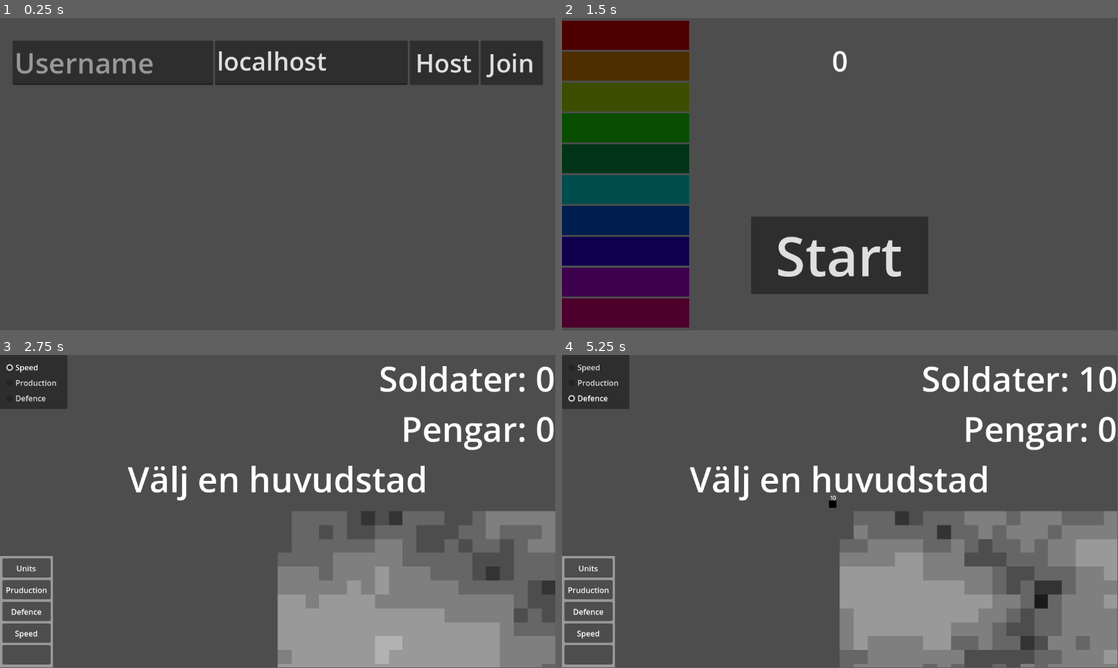
Above: before the commit, frames 1-4 (two rows, left to right).
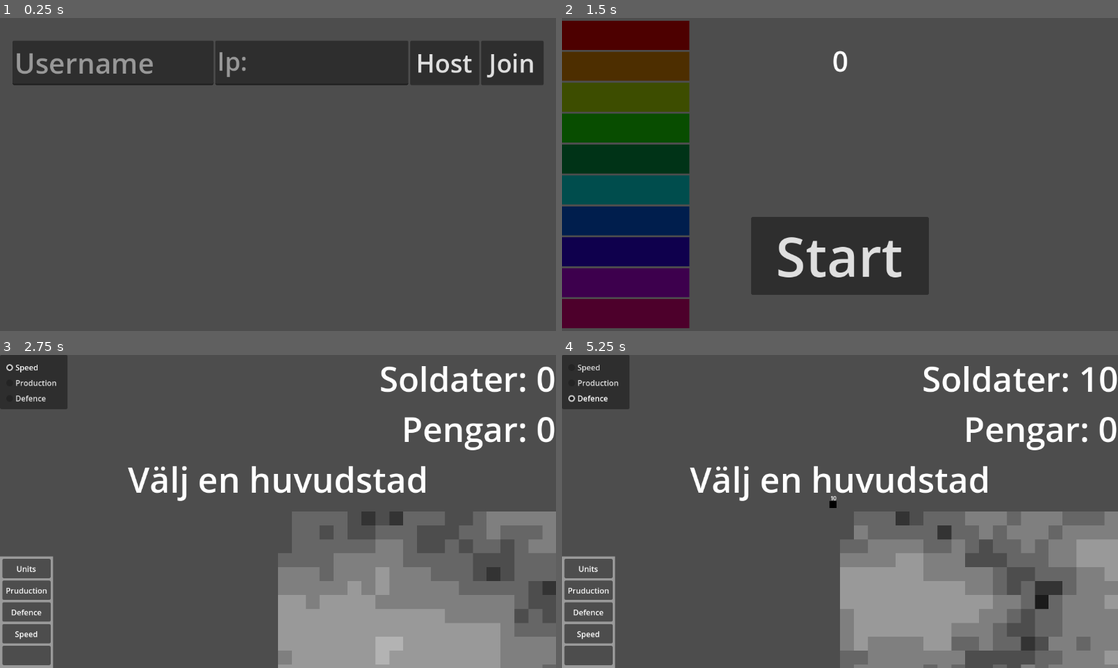
Above: after the commit, the same moments.

Repository: Kasperuz/Stratergi-Spel
Game: Godot game, scene res://multiplayer_selector.tscn
Two runs of this game, one before a commit and one after it. Both use one fixed random seed, a clock stepped at 60 frames per second and the inputs below.
Inputs (mouse positions are in pixels of both pictures, inside the frame that each line leads up to):
- Up to frame 1 (0.25 s): no input
- Up to frame 2 (1.5 s): click (673, 61) at 0.52 s; type "Alex" at 0.6 s; click "Host" at 1.25 s
- Up to frame 3 (2.75 s): click "Start" at 2 s
- Up to frame 4 (5.25 s): click "Speed" at 2.75 s; click "Production" at 3.5 s; click "Defence" at 4.25 s; click (589, 567) at 5 s
In our replay, the window is 799x449 before the commit and 800x450 after it. These sizes can differ from the game's own. Grey fills any space a smaller window leaves; there, only what the larger window draws over its background counts as a difference.

The runs differ from the first frame. In frame 1, 0.8% of the frame differs, in the area x 10-98%, y 10-22%; in frame 2, 1.2%; in frame 3, 2.2%; in frame 4, 2.5%, in the area x 0-100%, y 3-100%.

Commit message:
save

Diff:
--- a/Game World.tscn
+++ b/Game World.tscn
@@ -8,6 +8,7 @@
 [ext_resource type="PackedScene" uid="uid://blsdtk7grws66" path="res://Ui/Selector/selector.tscn" id="6_738ul"]
 [ext_resource type="Script" path="res://Unit Maneger.gd" id="7_h3x76"]
 [ext_resource type="Script" path="res://productionCalculator.gd" id="9_1jmm2"]
+[ext_resource type="Script" path="res://UpdateMap.gd" id="9_s7x8v"]
 
 [sub_resource type="TileSetAtlasSource" id="TileSetAtlasSource_xlxqf"]
 texture = ExtResource("2_ytybg")
@@ -197,8 +198,11 @@
 _spawnable_scenes = PackedStringArray("res://Ui/Unit/unit.tscn")
 spawn_path = NodePath("..")
 
-[node name="Unit spwan node" type="Node2D" parent="."]
+[node name="UpdateMap" type="Timer" parent="."]
+autostart = true
+script = ExtResource("9_s7x8v")
 
 [connection signal="timeout" from="Pruduktion" to="Pruduktion" method="_on_timeout"]
+[connection signal="timeout" from="UpdateMap" to="UpdateMap" method="_on_timeout"]
 
 [editable path="CanvasLayer/Ui"]
--- a/Map-Information.gd
+++ b/Map-Information.gd
@@ -38,6 +38,7 @@
 			land[x].append(0)
 	updateTileMap()
 
+@rpc("any_peer")
 func updateTileMap():
 	for x in range(size.x -1):
 		for y in range(size.y -1):
@@ -56,3 +57,7 @@
 					tempCordinate = 10
 
 			tileMap.set_cell(0, Vector2i(x,y), 0, Vector2i(land[x][y], tempCordinate))
+@rpc("authority")
+func updateMap(map):
+	land = map
+	updateTileMap()
--- a/Ui/Selector/selector.gd
+++ b/Ui/Selector/selector.gd
@@ -39,6 +39,7 @@
 			createScheduleFromSelection(selected,newPositions)
 		else:
 			rpc("createScheduleFromSelection",selected,newPositions)
+
 
 		for i in newPositions:
 			$"../TileMap".set_cell(1, i, -1, Vector2i(0,0))
--- a/Ui/Unit/unit.gd
+++ b/Ui/Unit/unit.gd
@@ -12,3 +12,22 @@
 		$Label.text = str(size)
 	else:
 		$Label.text = str(floor(float(size)*0.01)*0.1) + "k"
+	if ! multiplayer.is_server():
+		var x = $"../TileMap".local_to_map(position).x
+		var y = $"../TileMap".local_to_map(position).y
+		$"../Map-Information".land[x][y] = color
+		var tempCordinate: int
+		if $"../CanvasLayer/Ui/Map mode ui".mapMode == $"../Map-Information".mapModes.speed:
+			tempCordinate = floor($"../Map-Information".speed[x][y] * 10)
+			if (tempCordinate > 10):
+				tempCordinate = 10
+		elif $"../CanvasLayer/Ui/Map mode ui".mapMode == $"../Map-Information".mapModes.production:
+			tempCordinate = floor($"../Map-Information".production[x][y] * 10)
+			if (tempCordinate > 10):
+				tempCordinate = 0
+		elif $"../CanvasLayer/Ui/Map mode ui".mapMode == $"../Map-Information".mapModes.defence:
+			tempCordinate = floor($"../Map-Information".defence[x][y] * 10)
+			if (tempCordinate > 10):
+				tempCordinate = 10
+
+		$"../TileMap".set_cell(0, Vector2i(x,y), 0, Vector2i(color, tempCordinate))
--- a/Unit Maneger.gd
+++ b/Unit Maneger.gd
@@ -131,6 +131,7 @@
 		if $"../Map-Information".land[positions[i].x][positions[i].y] != colors[i]:
 			$"../Map-Information".land[positions[i].x][positions[i].y] = colors[i]
 			$"../Map-Information".updateTileMap()
+
 	for i in range(len(positions)-1,-1,-1):
 		if sizes[i] < 1:
 			ta_bort_gubbe(i)
--- /dev/null
+++ b/UpdateMap.gd
@@ -0,0 +1,6 @@
+extends Timer
+
+
+
+func _on_timeout():
+	$"../Map-Information".rpc("updateMap",$"../Map-Information".land)
--- a/multiplayer_selector.tscn
+++ b/multiplayer_selector.tscn
@@ -32,7 +32,6 @@
 custom_minimum_size = Vector2(400, 0)
 layout_mode = 2
 theme_override_font_sizes/font_size = 52
-text = "localhost"
 placeholder_text = "Ip:"
 
 [node name="host" type="Button" parent="CenterContainer/HBoxContainer"]
--- a/productionCalculator.gd
+++ b/productionCalculator.gd
@@ -6,17 +6,22 @@
 	pengar.resize(MultiplayerManager.antal_lag)
 	pengar.fill(10)
 
+@rpc
+func updateAntalGubbar(value):
+	$"../Unit Maneger".antalGubbar = value
+
 func _on_timeout():
 	start(1.0)
-	$"../Unit Maneger".antalGubbar.fill(0)
-	for i in range(len($"../Unit Maneger".sizes)):
-		$"../Unit Maneger".antalGubbar[$"../Unit Maneger".colors[i]] += $"../Unit Maneger".sizes[i]
+	if multiplayer.is_server():
+		$"../Unit Maneger".antalGubbar.fill(0)
+		for i in range(len($"../Unit Maneger".sizes)):
+			$"../Unit Maneger".antalGubbar[$"../Unit Maneger".colors[i]] += $"../Unit Maneger".sizes[i]
+		rpc("updateAntalGubbar",$"../Unit Maneger".antalGubbar)
 	for x in range($"../Map-Information".size.x):
 		for y in range($"../Map-Information".size.y):
 			if !$"../Map-Information".land[x][y] == 0:
 				pengar[$"../Map-Information".land[x][y]] += $"../Map-Information".production[x][y] * 0.01
 				update()
-	#print("Pengar: ",pengar," AntalGubbar: ",$"../Unit Maneger".antalGubbar)
 	for i in range(0,MultiplayerManager.antal_lag):
 		pengar[i] -= ($"../Unit Maneger".antalGubbar[i] / 10)
 
--- a/project.godot
+++ b/project.godot
@@ -18,6 +18,10 @@
 [autoload]
 
 MultiplayerManager="*res://multiplayer_manager.gd"
+
+[display]
+
+window/stretch/mode="viewport"
 
 [dotnet]
 
Not shown: 1 places in Game World.tscn that only renumber resources
Not shown, changed: export_presets.cfg
